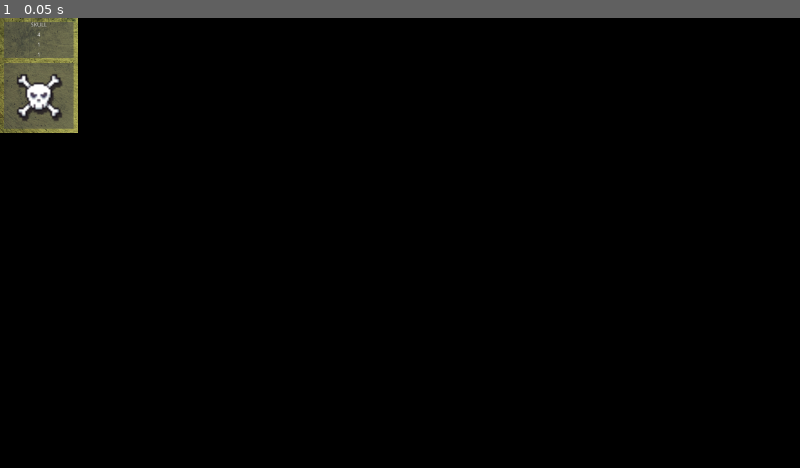
Above: before the commit, frame 1.
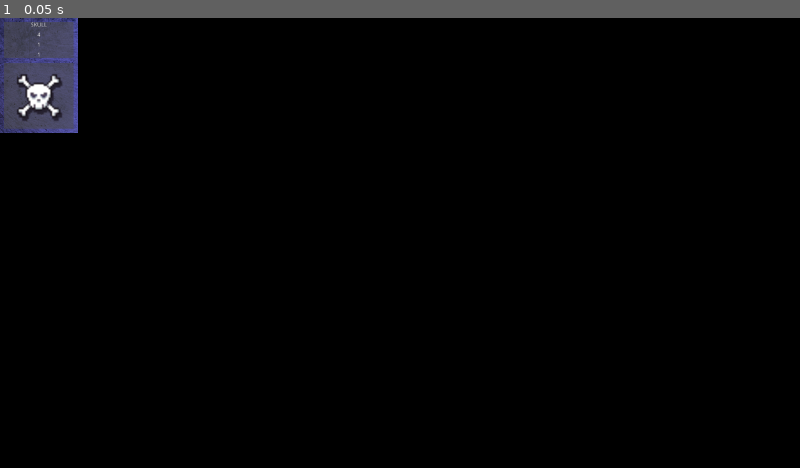
Above: after the commit, the same moment.

Repository: RM35/steel-chalk-asset
Game: Godot game, scene res://unit/unit.tscn
Same seed, same stepped clock (60 frames per second), same inputs: the game is played once before the commit and once after it. This scene is started directly instead of the project's main scene.
Inputs:
- Up to frame 1 (0.05 s): no input

The runs differ from the first frame. In frame 1, 1.5% of the frame differs, in the area x 0-10%, y 0-26%.

Commit message:
add unit cost

Diff:
--- a/main.tscn
+++ b/main.tscn
@@ -1,8 +1,9 @@
-[gd_scene load_steps=4 format=2]
+[gd_scene load_steps=5 format=2]
 
 [ext_resource path="res://world/world.tscn" type="PackedScene" id=1]
 [ext_resource path="res://unit/unit.tscn" type="PackedScene" id=2]
-[ext_resource path="res://unit/unit_data/unit_lungs.tres" type="Resource" id=3]
+[ext_resource path="res://unit/unit_data/unit_shield.tres" type="Resource" id=4]
+[ext_resource path="res://unit/unit_data/unit_skull.tres" type="Resource" id=5]
 
 [node name="Main" type="Control"]
 anchor_right = 1.0
@@ -11,11 +12,11 @@
 [node name="World" parent="." instance=ExtResource( 1 )]
 
 [node name="Unit" parent="." instance=ExtResource( 2 )]
+margin_right = 187.0
+margin_bottom = 276.0
+unit_type = ExtResource( 4 )
 
 [node name="Unit2" parent="." instance=ExtResource( 2 )]
-
-[node name="Unit3" parent="." instance=ExtResource( 2 )]
-unit_type = ExtResource( 3 )
-
-[node name="Unit4" parent="." instance=ExtResource( 2 )]
-unit_type = ExtResource( 3 )
+margin_right = 187.0
+margin_bottom = 276.0
+unit_type = ExtResource( 5 )
--- a/unit/unit.gd
+++ b/unit/unit.gd
@@ -6,6 +6,7 @@
 var health: int = 0
 var attack: int = 0
 var level: int = 0
+var cost: int = 0
 var rarity: int = 0
 var sprite_region_rect: Rect2
 enum SLOT_TYPE{PLAYER, SHOP, ENEMY, NONE}
@@ -16,6 +17,8 @@
 	health = unit_type.health
 	attack = unit_type.attack
 	level = unit_type.level
+	if cost == 0:
+		cost = rarity + 1
 	rarity = unit_type.rarity
 	sprite_region_rect = unit_type.sprite_region_rect
 	update_card()
@@ -27,11 +30,8 @@
 	$MC/VB/MC2/C2/VB2/Health.text = str(health)
 	$MC/VB/MC2/C2/VB2/Attack.text = str(attack)
 	$MC/VB/MC2/C2/VB2/Level.text = str(level)
-	print(rarity)
 	match rarity:
 		1:
-			self_modulate = Color(1.0, 0.5, 0.0)
-		2:
 			self_modulate = Color(0.5, 0.5, 1.0)
 		2:
 			self_modulate = Color(1.0, 0.5, 1.0)
--- a/unit/unit_data/unit_lungs.tres
+++ b/unit/unit_data/unit_lungs.tres
@@ -8,7 +8,8 @@
 health = 50
 attack = 2
 level = 1
-rarity = 1
+cost = 0
+rarity = 0
 sprite_region_rect = Rect2( 32, 32, 32, 32 )
 ability_trigger = 1
 ability_output = 0
--- a/unit/unit_data/unit_skull.tres
+++ b/unit/unit_data/unit_skull.tres
@@ -8,7 +8,8 @@
 health = 4
 attack = 1
 level = 1
-rarity = 3
+cost = 0
+rarity = 1
 sprite_region_rect = Rect2( 0, 0, 32, 32 )
 ability_trigger = 3
 ability_output = 5
--- a/unit/unit_data/unit_stats.gd
+++ b/unit/unit_data/unit_stats.gd
@@ -6,6 +6,7 @@
 export(int) var health
 export(int) var attack
 export(int) var level
+export(int) var cost
 enum RARITY{COMMON, UNCOMMON, RARE, LEGENDARY}
 export(RARITY) var rarity
 export(Rect2) var sprite_region_rect
